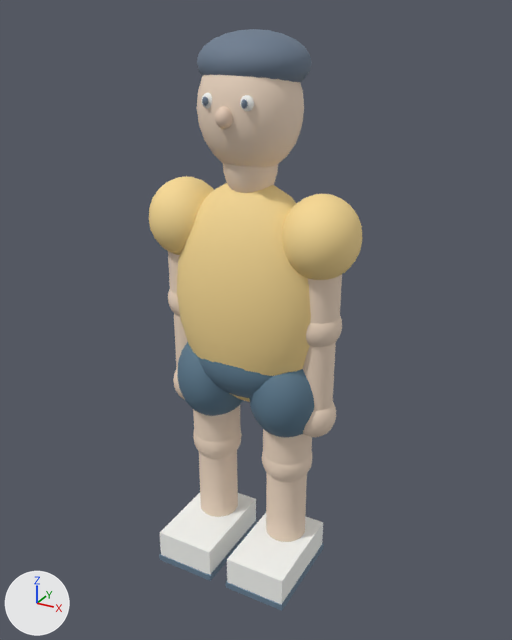
One commit to the glTF model projects/SmashRally3D/app/public/assets/models/athlete-gold.glb: the scene before it, then after it.
Camera for both pictures: a camera (50 mm lens) standing at (1.18, -2.11, 2.14) and looking at (0.03, -0.01, 1.09). Every picture has the same lights, and +X, +Y and +Z are marked at lower left. The older version comes first.

In view in the first picture: 'AthleteSkin'.
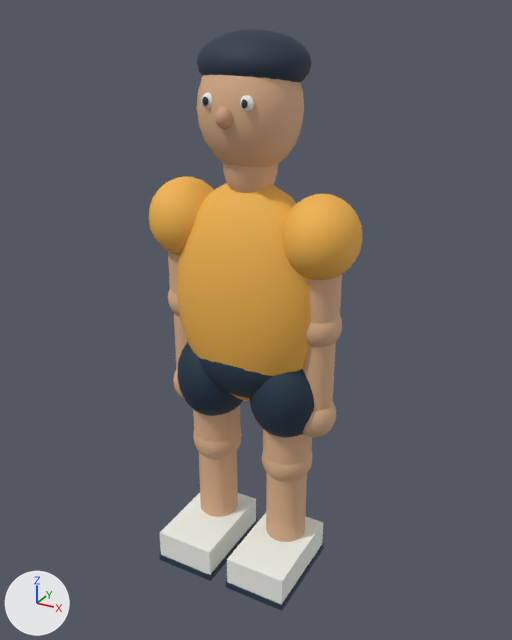
What changed in the scene script:
```text
Change mat_f4b64d:
    mat_f4b64d.base_color: (0.957, 0.714, 0.302) -> (0.905, 0.468, 0.0742)  # yellow #fadc95 -> orange #f4b64d
Change mat_1b3145:
    mat_1b3145.base_color: (0.106, 0.192, 0.271) -> (0.011, 0.0307, 0.0595)  # blue #5c798e -> dark blue #1b3145
Change mat_dcb08b:
    mat_dcb08b.base_color: (0.863, 0.69, 0.545) -> (0.716, 0.434, 0.258)  # beige #efd8c3 -> beige #dcb08b
Change mat_263346:
    mat_263346.base_color: (0.149, 0.2, 0.275) -> (0.0194, 0.0331, 0.0612)  # greyish blue #6c7c8f -> dark blue #263346
```

Where the change shows, as pixel boxes (x1, y1, x2, y2) in the pictures (512 x 640 px):
'AthleteSkin', recoloured (beige to orange)
    both: (149, 29, 362, 611)
